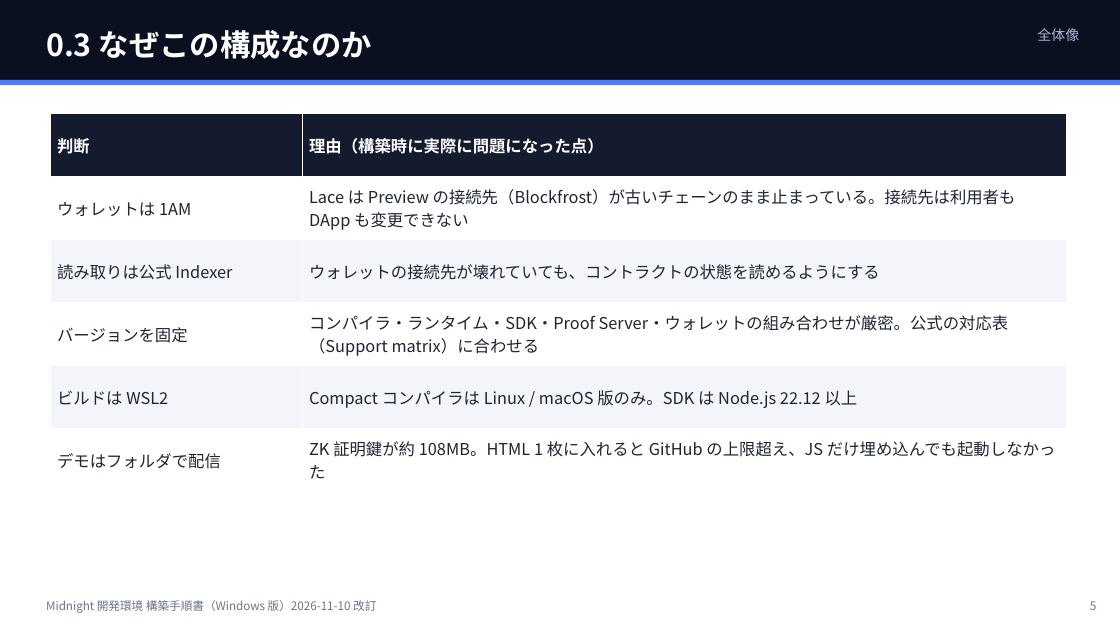
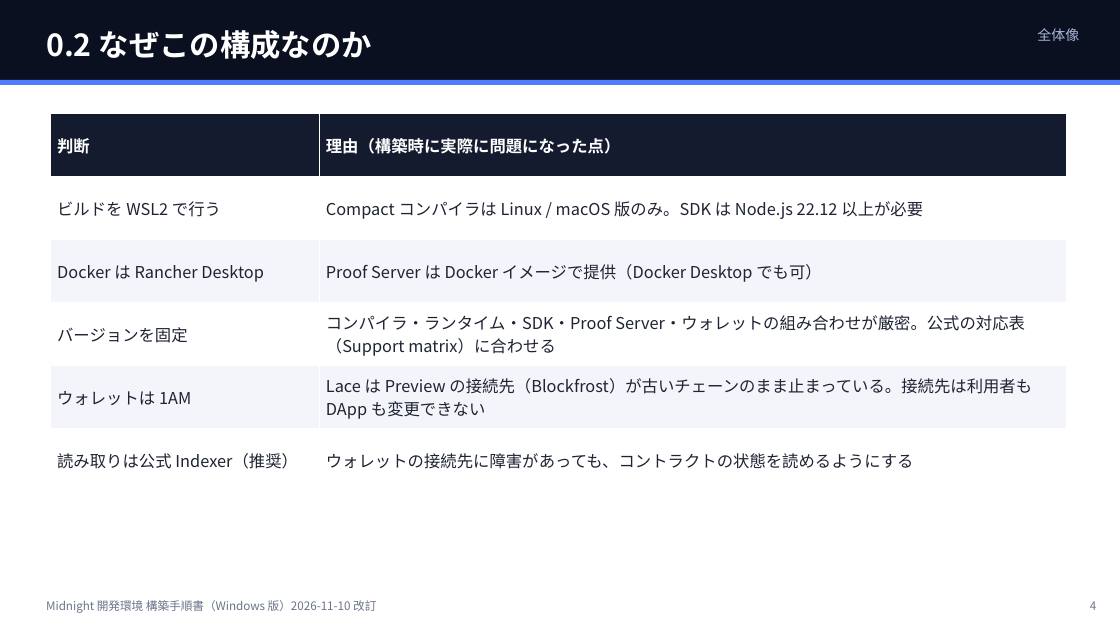
Before and after one commit to 101nimura/midnight_td_demo, a slide deck: slide 4 of docs/SETUP.pptx (slide 5 before the commit). Drawn at 1120x630 pixels with LibreOffice and Linux fonts; fonts in the diff are those of the drawing. Boxes give left, top, right and bottom in pixels: in the first picture for what was removed or moved away, otherwise in the second. Text is boxed around its words. In the diff, an @@ line names an element or a change of style, - is before the commit and + after.

```diff
--- a/docs/SETUP.pptx
+++ b/docs/SETUP.pptx
@@ text at <box>46,30,372,59</box>: text changed @@
-0.3 なぜこの構成なのか
+0.2 なぜこの構成なのか
@@ table at <box>50,113,1067,492</box> @@
+row 2: ビルドを WSL2 で行う | Compact コンパイラは Linux / macOS 版のみ。SDK は Node.js 22.12 以上が必要
+row 3: Docker は Rancher Desktop | Proof Server は Docker イメージで提供（Docker Desktop でも可）
+row 4: バージョンを固定 | コンパイラ・ランタイム・SDK・Proof Server・ウォレットの組み合わせが厳密。公式の対応表（Support matrix）に合わせる
-row 3: 読み取りは公式 Indexer | ウォレットの接続先が壊れていても、コントラクトの状態を読めるようにする
-row 4: バージョンを固定 | コンパイラ・ランタイム・SDK・Proof Server・ウォレットの組み合わせが厳密。公式の対応表（Support matrix）に合わせる
-row 5: ビルドは WSL2 | Compact コンパイラは Linux / macOS 版のみ。SDK は Node.js 22.12 以上
-row 6: デモはフォルダで配信 | ZK 証明鍵が約 108MB。HTML 1 枚に入れると GitHub の上限超え、JS だけ埋め込んでも起動しなかった
+row 6: 読み取りは公式 Indexer（推奨） | ウォレットの接続先に障害があっても、コントラクトの状態を読めるようにする
@@ text at <box>1090,601,1096,610</box>: text changed @@
-5
+4
```
Also in this commit, not shown: 20 other slides changed, 5 slides added, 5 slides removed, 3 other files.
